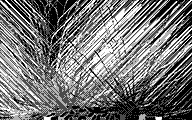
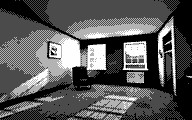
Layers edited between the first and the second 192 × 120 image:
added layer "0091" in group "Group 1" over (0, 0, 192, 120)
